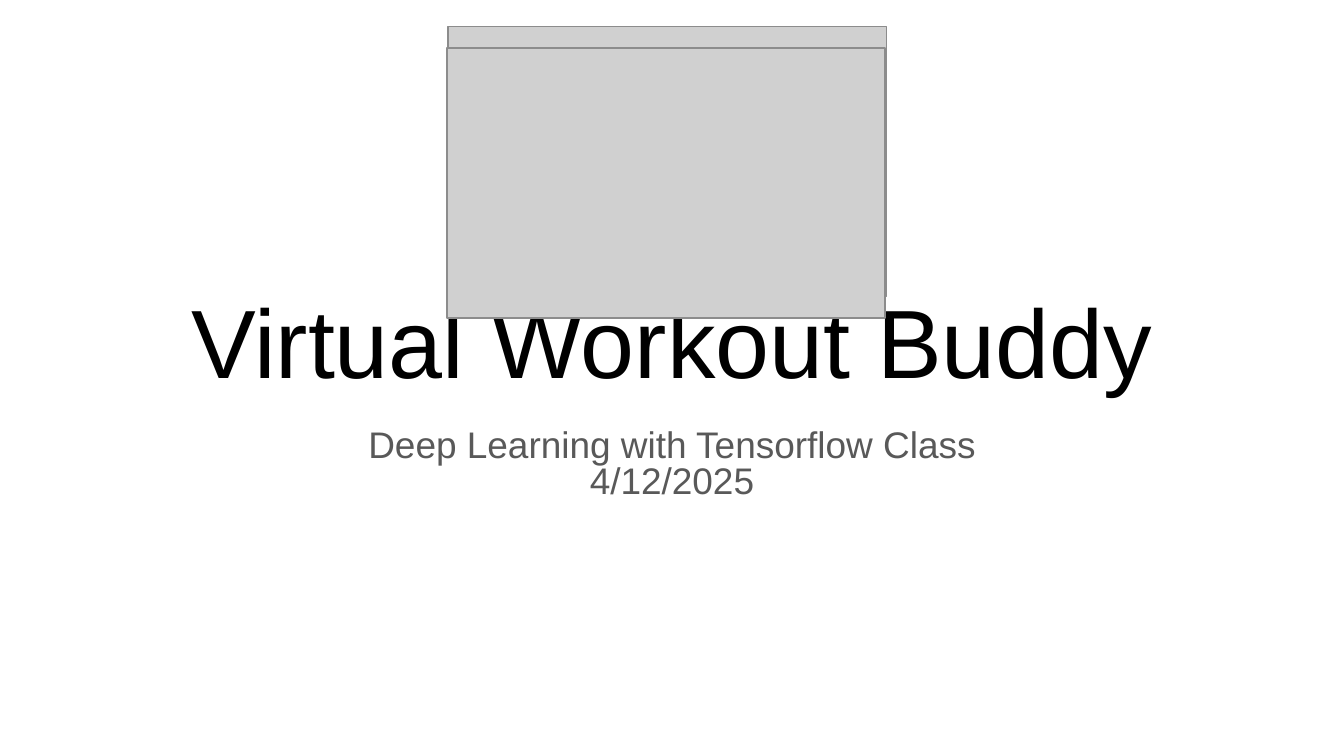
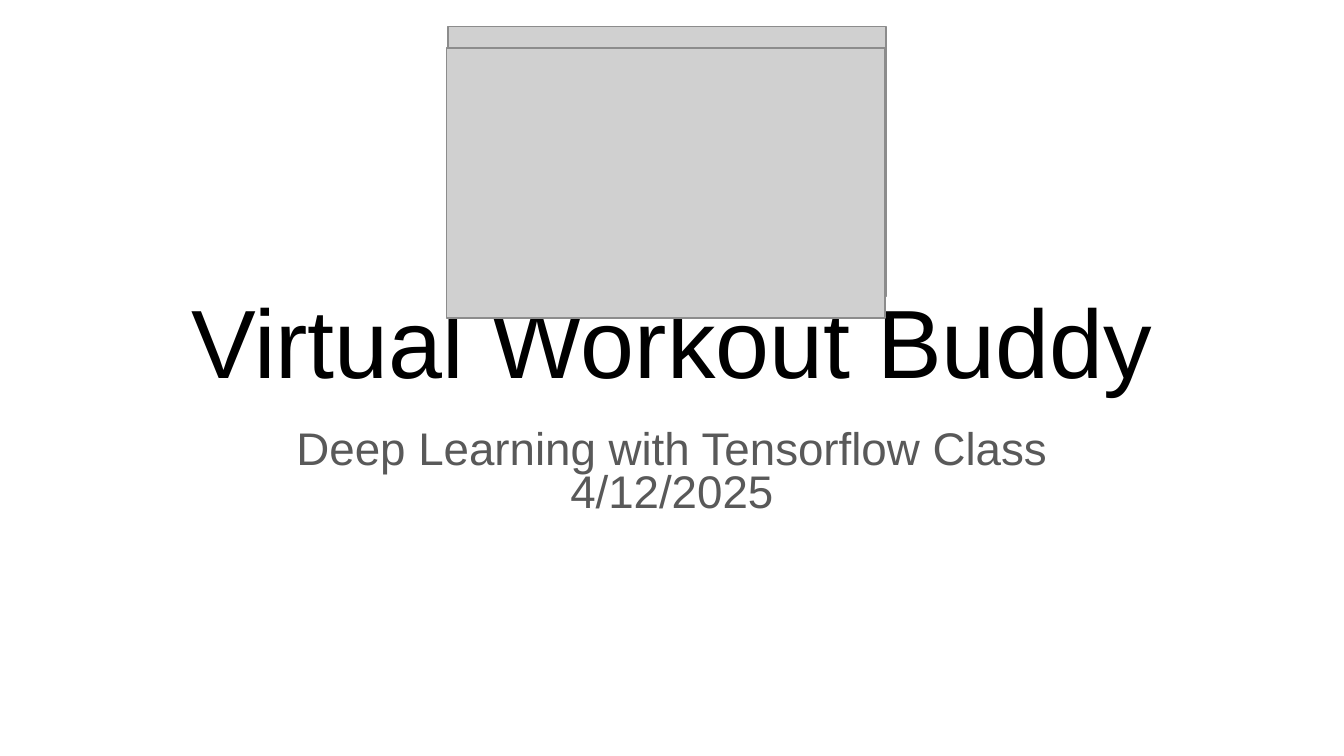
Before and after one commit to silenttundre/VirtualWorkoutBuddy, a slide deck: slide 1 of Virtual Workout Buddy.pptx. Drawn at 1344x756 pixels with LibreOffice and Linux fonts; fonts in the diff are those of the drawing; grey boxes stand for pictures. Boxes give left, top, right and bottom in pixels: in the first picture for what was removed or moved away, otherwise in the second. Text is boxed around its words. In the diff, an @@ line names an element or a change of style, - is before the commit and + after.

```diff
--- a/Virtual Workout Buddy.pptx
+++ b/Virtual Workout Buddy.pptx
@@ subtitle "Deep Learning with Tensorflow Class" at <box>296,432,1047,509</box>: size 19.9 to 24.4 pt @@
```
Also in this commit, not shown: 10 other slides changed, 3 slides added.
